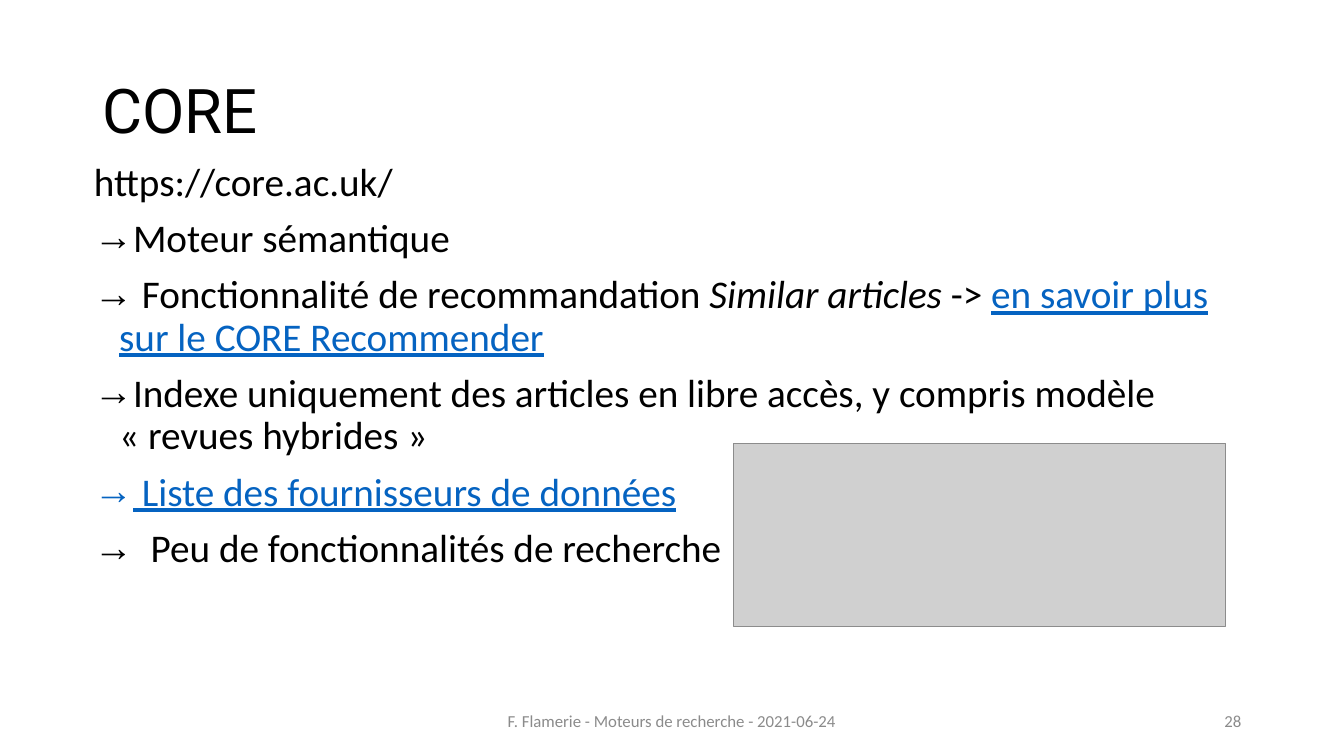
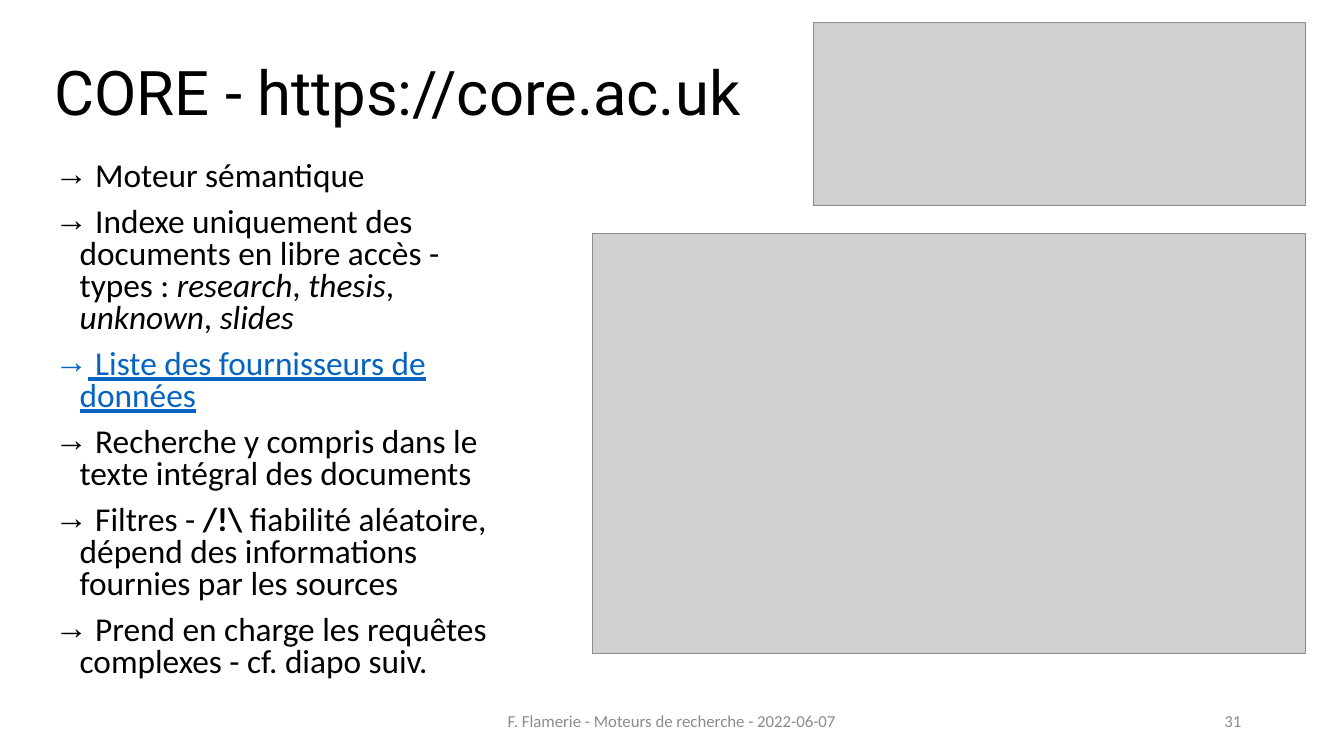
Before and after one commit to fflamerie/formbiblio, a slide deck: slide 31 of docs/module1-3_moteurs_recherche.pptx (slide 28 before the commit). Drawn at 1344x756 pixels with LibreOffice and Linux fonts; fonts in the diff are those of the drawing; grey boxes stand for pictures. Boxes give left, top, right and bottom in pixels: in the first picture for what was removed or moved away, otherwise in the second. Text is boxed around its words. In the diff, an @@ line names an element or a change of style, - is before the commit and + after.

```diff
--- a/docs/module1-3_moteurs_recherche.pptx
+++ b/docs/module1-3_moteurs_recherche.pptx
@@ picture: place and size @@
-picture at (734, 444, 1226, 626)
+picture at (814, 23, 1306, 206)
@@ title at (55, 68, 740, 128): text changed @@
-CORE
+CORE - https://core.ac.uk
@@ text "Moteur sémantique": place and size @@
-text "Moteur sémantique" at (94, 168, 1208, 563)
+text "Moteur sémantique" at (80, 164, 487, 679)
@@ text at (80, 164, 426, 413): size 28 to 23.8 pt in "Moteur sémantique", "Liste des fournisseurs de données"; line spacing 0.9 to 0.8 @@
@@ text at (94, 168, 393, 203): paragraph removed @@
-https://core.ac.uk/
@@ text at (80, 210, 422, 333): text changed; size 28 to 23.8 pt @@
-→ Fonctionnalité de recommandation Similar articles -> en savoir plus sur le CORE Recommender
-→ Indexe uniquement des articles en libre accès, y compris modèle « revues hybrides »
+→ Indexe uniquement des documents en libre accès - types : research, thesis, unknown, slides
@@ picture added at (593, 234, 1307, 653) @@
@@ text at (80, 430, 487, 679): text changed; size 28 to 23.8 pt @@
-→ Peu de fonctionnalités de recherche
+→ Recherche y compris dans le texte intégral des documents
+→ Filtres - /!\ fiabilité aléatoire, dépend des informations fournies par les sources
+→ Prend en charge les requêtes complexes - cf. diapo suiv.
@@ text at (508, 715, 835, 727): text changed @@
-F. Flamerie - Moteurs de recherche - 2021-06-24
+F. Flamerie - Moteurs de recherche - 2022-06-07
@@ page number at (1224, 716, 1241, 727): text changed @@
-28
+31
```
Also in this commit, not shown: 28 other slides changed, 5 slides added, 1 slide removed, 15 other files.
